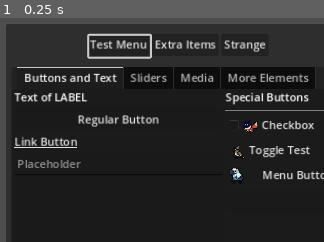
Above: before the commit, frame 1.
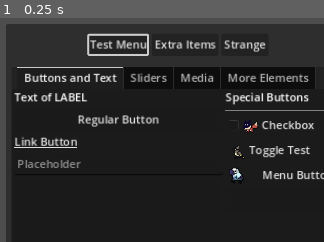
Above: after the commit, the same moment.

Repository: badgernested/godot-screenreader
Game: Godot game, scene res://sample_assets/Main.tscn
Same seed, same stepped clock (60 frames per second), same inputs: the game is played once before the commit and once after it. Video files are missing from this copy of the repository; at most half a second of black plays in their place.
Inputs:
- Up to frame 1 (0.25 s): no input
The pictures show only the part of the screen within x 0-50%, y 0-50%; the shares and areas given below are measured in that part.

The runs differ from the first frame. In frame 1, 0.6% of the frame differs, in the area x 26-47%, y 6-19%.
Error in both runs: Out of bounds get index '0' (on base: 'PackedStringArray') (res://screenreader/scripts/TTS.gd:15)

Commit message:
Code improvements, fixed menubar highlighter bug with themes

Diff:
--- a/screenreader/scripts/AXController.gd
+++ b/screenreader/scripts/AXController.gd
@@ -67,7 +67,7 @@
 
 ## Screenreader Control
 
-func enable_screenreader(root):
+func enable_screenreader(root: Control):
 	Screenreader.set_dom_root(root)
 	Screenreader.enable_dom()
 
@@ -78,14 +78,14 @@
 
 # Pass an element to make all its children
 # the dark high contrast theme
-func set_high_contrast_dark_theme(root):
+func set_high_contrast_dark_theme(root: Control):
 	HCController.set_theme(root, "hc_dark")
 
 # Pass an element to make all its children
 # the light high contrast theme
-func set_high_contrast_light_theme(root):
+func set_high_contrast_light_theme(root: Control):
 	HCController.set_theme(root, "hc_light")
 
 # Passes an element to remove all special themes
-func reset_theme(root):
+func reset_theme(root: Control):
 	HCController.reset_theme(root)
--- a/screenreader/scripts/HCController.gd
+++ b/screenreader/scripts/HCController.gd
@@ -40,13 +40,13 @@
 	return null
 
 # Sets the theme to a new theme
-static func set_theme(root, theme):
+static func set_theme(root: Control, theme: String):
 	reset_theme(root)
 	_theme_data[root] = root.theme
 	theme_style = theme
 	_set_theme_rec(root, get_style())
 
-static func _set_theme_rec(root,theme):
+static func _set_theme_rec(root: Control, theme: Theme):
 	for c in root.get_children():
 		_theme_data[c] = c.theme
 		root.theme = theme
@@ -55,12 +55,12 @@
 			_set_theme_rec(c,theme)
 
 # Resets the theme to the original
-static func reset_theme(root):
+static func reset_theme(root: Control):
 	_reset_theme_rec(root)
 	theme_style = ""
 	_theme_data = {}
 
-static func _reset_theme_rec(root):
+static func _reset_theme_rec(root: Control):
 	for c in _theme_data:
 		if is_instance_valid(c):
 			c.theme = _theme_data[c]
--- a/screenreader/scripts/Screenreader.gd
+++ b/screenreader/scripts/Screenreader.gd
@@ -253,11 +253,11 @@
 ## Control methods
 
 # Sets the dom root node.
-static func set_dom_root(obj):
+static func set_dom_root(obj: Control):
 	dom_root = obj
 	init_DOM()
 
-static func enable_dom(value=true):
+static func enable_dom(value: bool = true):
 	dom_nav_enabled = value
 
 	# disables godot focus, uses custom UI built
@@ -274,7 +274,7 @@
 ## Processing/navigation functions
 
 # Processes interacting with inputs
-static func _process_input(_delta):
+static func _process_input(_delta: float):
 
 	if focused != null:
 		var default_move = true
@@ -526,7 +526,7 @@
 
 	return true
 
-static func _menubar_close_menu(properties):
+static func _menubar_close_menu(properties: Dictionary):
 	# Closes menu if open
 	if _menubar_menu_opened(focused):
 		_menubar_menu_close_all(focused)
@@ -535,7 +535,7 @@
 
 		return false
 
-static func _menubar_read_selected_item(properties):
+static func _menubar_read_selected_item(properties: Dictionary):
 	var menu_pos = properties["selected_menu"]
 
 	var popup = focused.get_menu_popup(menu_pos)
@@ -567,7 +567,7 @@
 
 	_tts_speak()
 
-static func _menubar_nav_menus(properties):
+static func _menubar_nav_menus(properties: Dictionary):
 	if !properties.is_empty():
 		if Input.is_action_just_pressed("DOM_item_increment"):
 			var was_opened = _menubar_menu_opened(focused)
@@ -623,63 +623,59 @@
 
 	return true
 
-static func _menubar_menu_opened(obj):
+static func _menubar_menu_opened(obj: MenuBar):
 	var properties = _get_object_data(obj)
 
-	if obj is MenuBar:
-		if !properties.is_empty():
-			if properties["menu_opened"] != null:
-				return properties["menu_opened"]
+	if !properties.is_empty():
+		if properties["menu_opened"] != null:
+			return properties["menu_opened"]
 
 	return false
 
-static func _menubar_menu_close_all(obj):
+static func _menubar_menu_close_all(obj: MenuBar):
 	var properties = _get_object_data(obj)
 
-	if obj is MenuBar:
-		var menu_size = focused.get_menu_count()
-
-		for c in range(0, menu_size):
-			var popup = obj.get_menu_popup(c)
-
-			popup.visible = false
-		if !properties.is_empty():
-			if properties["selected_index"] != null:
-				properties["selected_index"] = 0
-
-static func _menubar_menu_update(obj):
+	var menu_size = focused.get_menu_count()
+
+	for c in range(0, menu_size):
+		var popup = obj.get_menu_popup(c)
+
+		popup.visible = false
+	if !properties.is_empty():
+		if properties["selected_index"] != null:
+			properties["selected_index"] = 0
+
+static func _menubar_menu_update(obj: MenuBar):
 	var properties = _get_object_data(obj)
-	if obj is MenuBar:
-		if !properties.is_empty():
-			if properties["selected_index"] != null:
-				var popup = obj.get_menu_popup(properties["selected_menu"])
-				popup.set_focused_item(properties["selected_index"])
-
-static func _menubar_menu_open(obj, index):
-	if obj is MenuBar:
-		var popup = obj.get_menu_popup(index)
-
-		popup.visible = true
-
-		# Sets position for popup
-
-		var h_sep = focused.get_theme_constant("h_separation")
-
-		var length = 0
-		var font_size = focused.get_theme_font_size("font_size")
-		for c in range(0, index):
-			length += focused.get_theme_font("font").get_string_size(
-							focused.get_menu_title(c) + " ",
-							HORIZONTAL_ALIGNMENT_LEFT,
-							-1,
-							font_size).x
-
-			length += h_sep*2
-
-		popup.position = Vector2(focused.global_position.x + float(length),
-						focused.global_position.y + font_size * 1.5)
-
-		_menubar_menu_update(obj)
+	if !properties.is_empty():
+		if properties["selected_index"] != null:
+			var popup = obj.get_menu_popup(properties["selected_menu"])
+			popup.set_focused_item(properties["selected_index"])
+
+static func _menubar_menu_open(obj: MenuBar, index: int):
+	var popup = obj.get_menu_popup(index)
+
+	popup.visible = true
+
+	# Sets position for popup
+
+	var h_sep = focused.get_theme_constant("h_separation")
+
+	var length = 0
+	var font_size = focused.get_theme_font_size("font_size")
+	for c in range(0, index):
+		length += focused.get_theme_font("font").get_string_size(
+						focused.get_menu_title(c) + " ",
+						HORIZONTAL_ALIGNMENT_LEFT,
+						-1,
+						font_size).x
+
+		length += h_sep*2
+
+	popup.position = Vector2(focused.global_position.x + float(length),
+					focused.global_position.y + font_size * 1.5)
+
+	_menubar_menu_update(obj)
 
 # Following are tabbar movement funcionts
 
@@ -1297,7 +1293,7 @@
 
 # Finds the next grouping.
 # This would be the first valid element of the next available array.
-static func _find_next_grouping(obj):
+static func _find_next_grouping(obj: Control):
 	var pos = _get_node_pos(obj)
 	if !pos.is_empty():
 		var parent_pos = pos.slice(0,pos.size()-1)
@@ -1349,7 +1345,7 @@
 
 # Finds the previous grouping.
 # This would be the first valid element of the previous available array.
-static func _find_prev_grouping(obj):
+static func _find_prev_grouping(obj: Control):
 	var pos = _get_node_pos(obj)
 	if !pos.is_empty():
 		var parent_pos = pos.slice(0,pos.size()-1)
@@ -1400,7 +1396,7 @@
 
 
 # Finds the first object in an array
-static func _find_first_obj(arr):
+static func _find_first_obj(arr: Array):
 	for c in arr:
 		if !(c is Array):
 			return c
@@ -1425,14 +1421,14 @@
 	return 0
 
 # Gets the node position as an array of what indices to take to find it.
-static func _get_node_pos(obj):
+static func _get_node_pos(obj: Control):
 	var arr = []
 
 	_get_node_pos_rec(obj,arr)
 
 	return arr
 
-static func _get_node_pos_rec(obj, arr=null, search_array=_objects, layer=0):
+static func _get_node_pos_rec(obj: Control, arr:Array=[], search_array: Array=_objects, layer: int = 0):
 
 	arr.append(0)
 
@@ -1452,7 +1448,7 @@
 
 # Gets node from given node position array
 # returns null if invalid
-static func _get_node_from_pos(arr):
+static func _get_node_from_pos(arr: Array):
 	if arr.is_empty():
 		return null
 
@@ -1474,7 +1470,7 @@
 	_grab_obj_focus(_end_node_list[_end_node_position])
 
 # This will take the current object and make its tab visible
-static func _open_selected_tab(obj):
+static func _open_selected_tab(obj: Node):
 	var parent = obj.get_parent()
 	if parent != null:
 		# nearest ancestor tabcontainer is found
@@ -1485,7 +1481,7 @@
 			_open_selected_tab(parent)
 	return null
 
-static func _update_end_node_position(movement=0, index=-1):
+static func _update_end_node_position(movement:int = 0, index:int = -1):
 
 	focused.release_focus()
 
@@ -1563,7 +1559,7 @@
 ## Focus methods
 
 # Grabs focus of an object
-static func _grab_obj_focus(obj):
+static func _grab_obj_focus(obj: Control):
 	if obj != null:
 		if dom_nav_enabled:
 
@@ -1644,7 +1640,7 @@
 
 
 # Releases focus of an object
-static func _release_obj_focus(obj):
+static func _release_obj_focus(obj: Control):
 	if dom_nav_enabled:
 		if focused != null:
 			focused.focus_mode = Control.FOCUS_NONE
@@ -1652,14 +1648,14 @@
 	obj.release_focus()
 
 # Checks the current focused object
-static func _check_obj_focus(obj):
+static func _check_obj_focus(obj: Control):
 	if dom_nav_enabled:
 		return obj == focused
 
 ## TTS management methods
 
 # Speaks the current token state
-static func _tts_speak(pitch=1.0,rate=1.0,volume=50):
+static func _tts_speak(pitch:float = 1.0,rate: float = 1.0, volume: float = 50):
 	if _tokens.is_empty():
 		return
 
@@ -1671,7 +1667,7 @@
 
 	_tts_speak_direct(text, pitch, rate, volume)
 
-static func _tts_speak_direct(text, pitch=1.0,rate=1.0,volume=50):
+static func _tts_speak_direct(text: String, pitch:float = 1.0,rate:float= 1.0 ,volume:float = 50):
 	if !text.is_empty():
 		TTS.stop()
 		TTS.speak(text, false, TTS.default_lang, pitch, rate, volume)
@@ -1684,7 +1680,7 @@
 ## Label reading methods
 
 # Gets the name of a control
-static func get_accessible_name(obj):
+static func get_accessible_name(obj:Control):
 
 	var name_val = null
 
@@ -1735,7 +1731,7 @@
 				_add_token(obj.get_class())
 
 # Gets the name for labels
-static func _get_accessible_label_name(obj):
+static func _get_accessible_label_name(obj:Control):
 	var name_val = ""
 
 	if focused is CodeEdit:
@@ -1760,7 +1756,7 @@
 				_add_token(obj.get_class())
 
 # Gets the name for richtext labels
-static func _get_accessible_richtext_label_name(obj):
+static func _get_accessible_richtext_label_name(obj:Control):
 	var name_val = ""
 
 	if obj.get("alt_text") != null && !obj.alt_text.is_empty():
@@ -1775,7 +1771,7 @@
 			_add_token(SPECIAL_CONTROL_NAMES[SPECIAL_CONTROLS.LABEL])
 
 # Gets the name for buttons
-static func _get_accessible_button_name(obj):
+static func _get_accessible_button_name(obj:Control):
 	var name_val = ""
 
 	if obj is CheckBox:
@@ -1812,7 +1808,7 @@
 			_add_token(token)
 
 # Gets the name for images
-static func _get_accessible_image_name(obj):
+static func _get_accessible_image_name(obj:Control):
 	var name_val = ""
 
 	_add_alt_text(obj)
@@ -1822,7 +1818,7 @@
 			_add_token(SPECIAL_CONTROL_NAMES[SPECIAL_CONTROLS.IMAGE])
 
 # Gets the name for progress bars
-static func _get_accessible_progress_bar_name(obj):
+static func _get_accessible_progress_bar_name(obj:Control):
 	var name_val = ""
 
 	# reads value
@@ -1847,7 +1843,7 @@
 			_add_token(SPECIAL_CONTROL_NAMES[SPECIAL_CONTROLS.PROGRESS_BAR])
 
 # Gets the name for spinboxes
-static func _get_accessible_spinbox_name(obj):
+static func _get_accessible_spinbox_name(obj:Control):
 	var name_val = ""
 
 	# reads value
@@ -1860,7 +1856,7 @@
 			_add_token(SPECIAL_CONTROL_NAMES[SPECIAL_CONTROLS.SPINBOX])
 
 # Gets the name for hslider
-static func _get_accessible_hslider_name(obj):
+static func _get_accessible_hslider_name(obj:Control):
 	var name_val = ""
 
 	_get_accessible_slider_name(obj)
@@ -1870,7 +1866,7 @@
 			_add_token(SPECIAL_CONTROL_NAMES[SPECIAL_CONTROLS.HSLIDER])
 
 # Gets the name for vslider
-static func _get_accessible_vslider_name(obj):
+static func _get_accessible_vslider_name(obj:Control):
 	var name_val = ""
 
 	_get_accessible_slider_name(obj)
@@ -1879,7 +1875,7 @@
 		if obj.get_class() != name_val:
 			_add_token(SPECIAL_CONTROL_NAMES[SPECIAL_CONTROLS.VSLIDER])
 
-static func _get_accessible_slider_name(obj):
+static func _get_accessible_slider_name(obj:Control):
 	# reads value
 
 	if obj.get("read_fraction") != null:
@@ -1899,7 +1895,7 @@
 
 	_add_alt_text(obj)
 
-static func _get_accessible_menubar_name(obj):
+static func _get_accessible_menubar_name(obj:Control):
 	var properties = _get_object_data(obj)
 
 	var selected_menu = properties["selected_menu"]
@@ -1949,7 +1945,7 @@
 		if obj.get_class() != text:
 			_add_token(SPECIAL_CONTROL_NAMES[SPECIAL_CONTROLS.MENUBAR])
 
-static func _get_accessible_tabbar_name(obj):
+static func _get_accessible_tabbar_name(obj:Control):
 
 	var selected_menu = obj.current_tab
 	var sizer = obj.tab_count
@@ -1971,7 +1967,7 @@
 			_add_token(SPECIAL_CONTROL_NAMES[SPECIAL_CONTROLS.TABS])
 
 # Gets the name for optionbuttons
-static func _get_accessible_optionbutton_name(obj):
+static func _get_accessible_optionbutton_name(obj:Control):
 	var name_val = ""
 
 	if focused.get_selected_id() > -1:
@@ -1990,7 +1986,7 @@
 			else:
 				_add_token(obj.get_class())
 
-static func _get_accessible_tree_name(obj, read_collapse=true):
+static func _get_accessible_tree_name(obj:Control, read_collapse:bool = true):
 
 	# Read off the currently selected node, if any
 	var selected_item = obj.get_selected()
@@ -2021,7 +2017,7 @@
 				_add_token(obj.get_class())
 
 # adds alt text
-static func _add_alt_text(obj):
+static func _add_alt_text(obj:Control):
 	var name_val = ""
 
 	# reads alt text, if any
@@ -2034,7 +2030,7 @@
 	_tokens = []
 
 # adds token
-static func _add_token(token):
+static func _add_token(token: String):
 	token = token.rstrip(" ").lstrip(" ").rstrip("\n").lstrip("\n")
 	if token == ")":
 		pass
@@ -2045,7 +2041,7 @@
 ## Tree Building Methods
 
 # Searches the tree starting at this node for UI elements to grab
-static func _recursive_tree_search(obj,level=0):
+static func _recursive_tree_search(obj:Control, level:int = 0):
 	var current_objects;
 
 	var created = 0;
@@ -2098,7 +2094,7 @@
 	return false
 
 # Function to check if parent is tab container
-static func _if_parent_is_TabContainer(obj):
+static func _if_parent_is_TabContainer(obj:Control):
 	if obj.get_parent() is TabContainer && obj.get_parent().get_children().has(obj):
 		return true
 	else:
@@ -2107,7 +2103,7 @@
 # Returns if the container is marked to be used as
 # a container in the list.
 # Returns 1 = true, 0 = false, -1 no property found
-static func _is_marked_container(obj):
+static func _is_marked_container(obj:Control):
 	if obj.get("focus_marked_container") != null:
 		if obj.focus_marked_container && get_node_type(obj) == NODE_TYPE.CONTAINER:
 			return 1
@@ -2116,7 +2112,7 @@
 	return -1
 
 # Function to determine if list item is category or end item
-static func get_node_type(obj):
+static func get_node_type(obj:Control):
 
 	# Returns if the node is an end node
 	if (obj is Button
@@ -2144,12 +2140,12 @@
 
 # Gets the object list but with no tree structure
 
-static func _get_object_list(list=_objects):
+static func _get_object_list(list: Array = _objects):
 	for c in list:
 		if c is Array:
 			_get_object_list(c)
 		else:
-			if get_node_type(NODE_TYPE.INTERACT_NODE):
+			if get_node_type(c) == NODE_TYPE.INTERACT_NODE:
 				_end_node_list.append(c)
 				if !_end_node_branches.has(list):
 					_end_node_branches.append(list)
@@ -2162,7 +2158,7 @@
 	_get_focus_mode_rec(dom_root, _object_focus_mode)
 
 # recursive function to get focus mode
-static func _get_focus_mode_rec(obj, arr):
+static func _get_focus_mode_rec(obj: Control, arr:Array):
 	for c in obj.get_children(true):
 		if c is Control:
 			arr.append(c.focus_mode)
@@ -2173,7 +2169,7 @@
 				_get_focus_mode_rec(c, new_arr)
 
 # Sets all the focus objects to have no focus mode
-static func _set_focus_off(obj):
+static func _set_focus_off(obj:Control):
 	if obj != null:
 		for c in obj.get_children(true):
 			if c is Control:
@@ -2182,7 +2178,7 @@
 				if c.get_child_count(true) > 0:
 					_set_focus_off(c)
 
-static func _set_focus_on(obj, arr=_object_focus_mode):
+static func _set_focus_on(obj:Control, arr:Array = _object_focus_mode):
 	if obj != null && !_object_focus_mode.is_empty():
 		var counter = 0
 		for c in obj.get_children(true):
@@ -2234,10 +2230,10 @@
 		var perm2 = Vector2.ZERO
 
 		if stylebox is StyleBoxFlat:
-			perm1.x += stylebox.content_margin_left
-			perm1.y += stylebox.content_margin_top
-			perm2.x += stylebox.content_margin_right
-			perm2.y += stylebox.content_margin_bottom
+			perm1.x += stylebox.border_width_left
+			perm1.y += stylebox.border_width_top
+			perm2.x += stylebox.border_width_right
+			perm2.y += stylebox.border_width_bottom
 
 		var length = 0
 		var font_size = focused.get_theme_font_size("font_size")
@@ -2248,7 +2244,7 @@
 							-1,
 							font_size).x
 
-			length += h_sep*2
+			length += (h_sep + floor((perm1.x+perm1.y)*0.5))*2
 
 		var sizer = focused.get_theme_font("font").get_string_size(
 						focused.get_menu_title(selected) + " ",
@@ -2256,10 +2252,10 @@
 						-1,
 						font_size)
 
-		_highlight_box = Rect2(focused.global_position.x + float(length + perm2.x * selected) * (box.size.x / focused.size.x),
+		_highlight_box = Rect2(focused.global_position.x + float(length) * (box.size.x / focused.size.x),
 								focused.global_position.y,
-								(sizer.x + h_sep + perm1.x) * (box.size.x / focused.size.x),
-								(sizer.y + font_size*0.5 + perm1.y)  * (box.size.y / focused.size.y))
+								(sizer.x + h_sep + (perm1.x + perm1.y)) * (box.size.x / focused.size.x),
+								(sizer.y + font_size*0.5 + perm1.y + perm2.y)  * (box.size.y / focused.size.y))
 
 # redraws based on tabbar
 static func _highlight_tabbar():
@@ -2324,12 +2320,12 @@
 # Note, this sound object only
 
 # Init functions here, stuff like audio bank can be set.
-static func _sound_init(obj):
+static func _sound_init(obj: Control):
 	obj.add_child(_sfx)
 
 # plays a sound effect
 # only from preloaded assets in SFX_LIBRARY
-static func _play_sound(name_val, pitch=1.0):
+static func _play_sound(name_val: String, pitch: float = 1.0):
 	if sfx_enabled:
 		if SFX_LIBRARY.has(name_val):
 			_sfx.stream = SFX_LIBRARY[name_val]
@@ -2346,14 +2342,14 @@
 
 # Menubar Object Tracker functions
 
-# Gets the menubar from object reference
-static func _get_object_data(obj):
+# Gets the object from object data reference
+static func _get_object_data(obj: Control):
 	if _data_objects.has(obj):
 		return _data_objects[obj]
 	return {}
 
 # Inserts menubar data into the dictionary
-static func _insert_menubar(obj):
+static func _insert_menubar(obj: MenuBar):
 	_data_objects[obj] = _create_menubar_object()
 
 # This creates a new initialized menubar info object
@@ -2365,7 +2361,7 @@
 	}
 
 # Updates what state to draw the current control in
-static func _update_draw_state(state):
+static func _update_draw_state(state: CONTROL_STATE):
 	_control_state = state
 
 # Initializer Functions
@@ -2385,14 +2381,14 @@
 	_get_object_list()
 	_build_focus_mode_list()
 
-static func _prdebug(string):
+static func _prdebug(string: String):
 	if debug:
 		print_debug(string)
 
 # Inherited functions
 
 # Runs when intialized
-static func _do_ready(obj):
+static func _do_ready(obj: Node):
 	# Makes it so that the selector always is drawn over the UI elements
 	obj.z_index = 100
 	_timer.one_shot = true
@@ -2430,7 +2426,7 @@
 	return false
 
 # Processes the inputs for the DOM object
-static func _do_process(delta: float, obj) -> void:
+static func _do_process(delta: float, obj: Node) -> void:
 	_process_input(delta)
 
 	if focused != null:
--- a/screenreader/scripts/TextFunctions.gd
+++ b/screenreader/scripts/TextFunctions.gd
@@ -43,7 +43,7 @@
 }
 
 # checks if unicode is a capital letter
-static func unicode_is_capital(unicode):
+static func unicode_is_capital(unicode: int):
 	return unicode >= 65 && unicode <= 90
 
 # These are special key combos that are ignored for some purposes
@@ -56,7 +56,12 @@
 	return false
 
 # Returns the string of certain characters
-static func get_character_name(character):
+static func get_character_name(character: String):
+	if !character.is_empty():
+		character = character[0]
+	else:
+		character = " "
+
 	for c in CHARACTER_NAMES:
 		if c != " ":
 			character = character.replace(c, " " + CHARACTER_NAMES[c] + " ")
